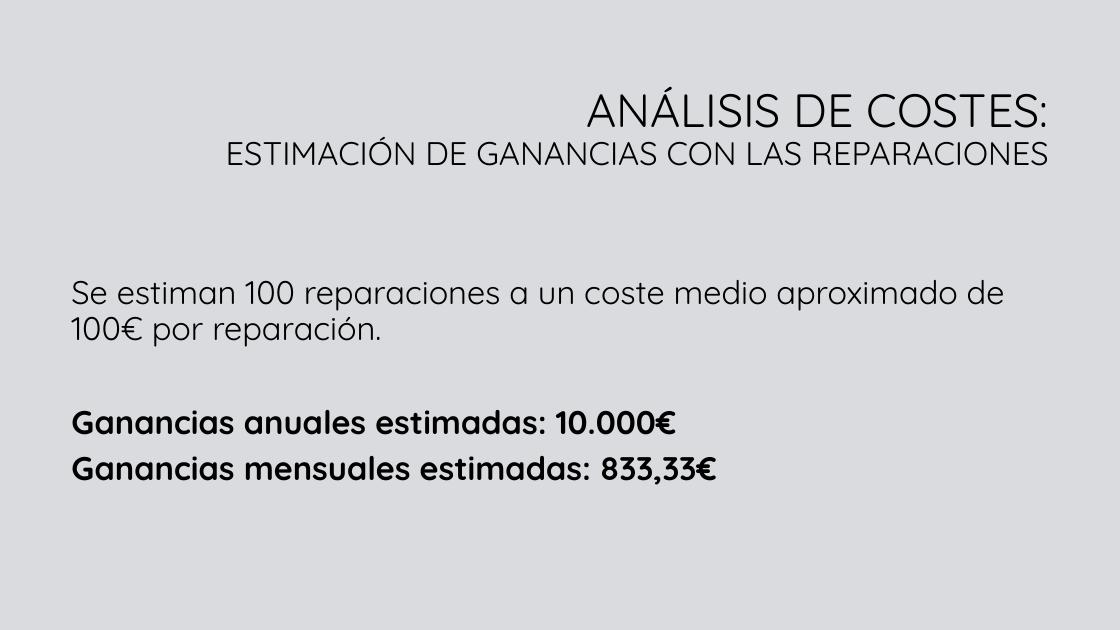
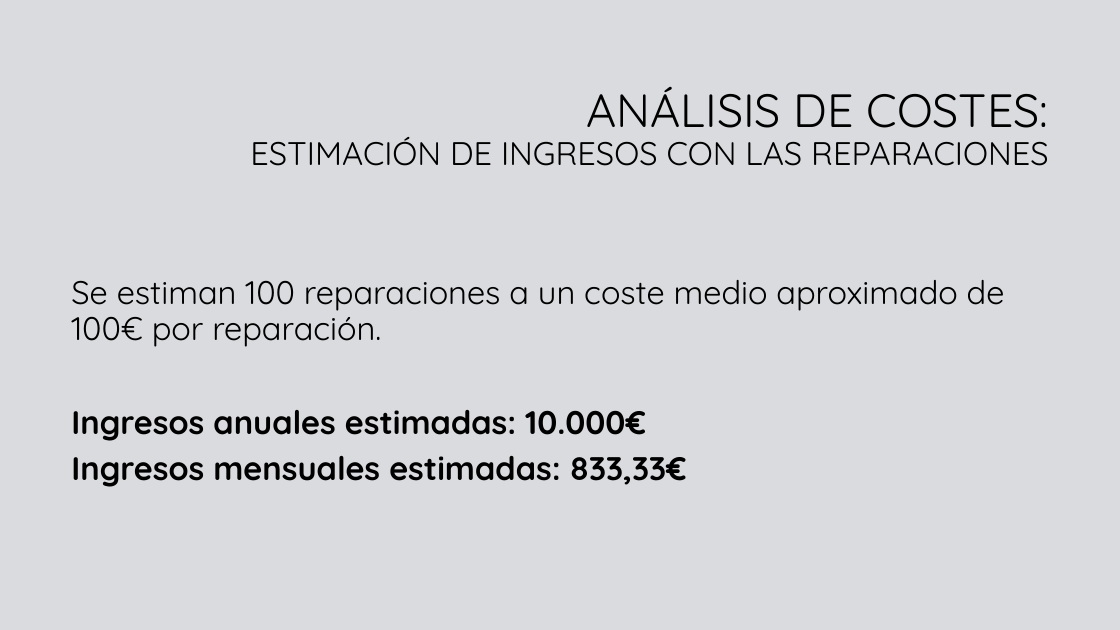
Before and after one commit to Fallest/2-DAM, a slide deck: slide 18 of EMP/Plan de Empresa/Plan_de_empresa.pptx. Drawn at 1120x630 pixels with LibreOffice and Linux fonts; fonts in the diff are those of the drawing; background and template pictures are left out. Boxes give left, top, right and bottom in pixels: in the first picture for what was removed or moved away, otherwise in the second. Text is boxed around its words. In the diff, an @@ line names an element or a change of style, - is before the commit and + after.

```diff
--- a/EMP/Plan de Empresa/Plan_de_empresa.pptx
+++ b/EMP/Plan de Empresa/Plan_de_empresa.pptx
@@ title at [250, 87, 1049, 166]: text changed @@
-ANÁLISIS DE COSTES:
-ESTIMACIÓN DE GANANCIAS CON LAS REPARACIONES
+ANÁLISIS DE COSTES:
+ESTIMACIÓN DE INGRESOS CON LAS REPARACIONES
@@ text at [71, 410, 687, 487]: text changed @@
-Ganancias anuales estimadas: 10.000€
-Ganancias mensuales estimadas: 833,33€
+Ingresos anuales estimadas: 10.000€
+Ingresos mensuales estimadas: 833,33€
```
Also in this commit, not shown: 3 other slides changed, 7 other files.
